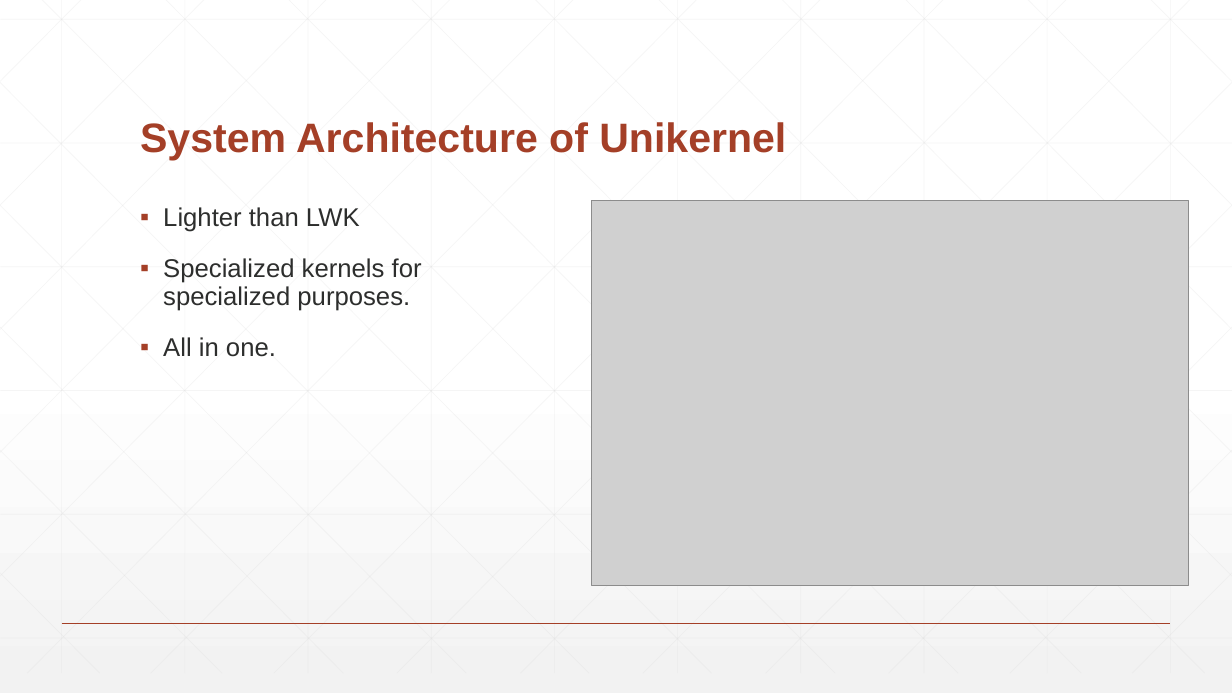
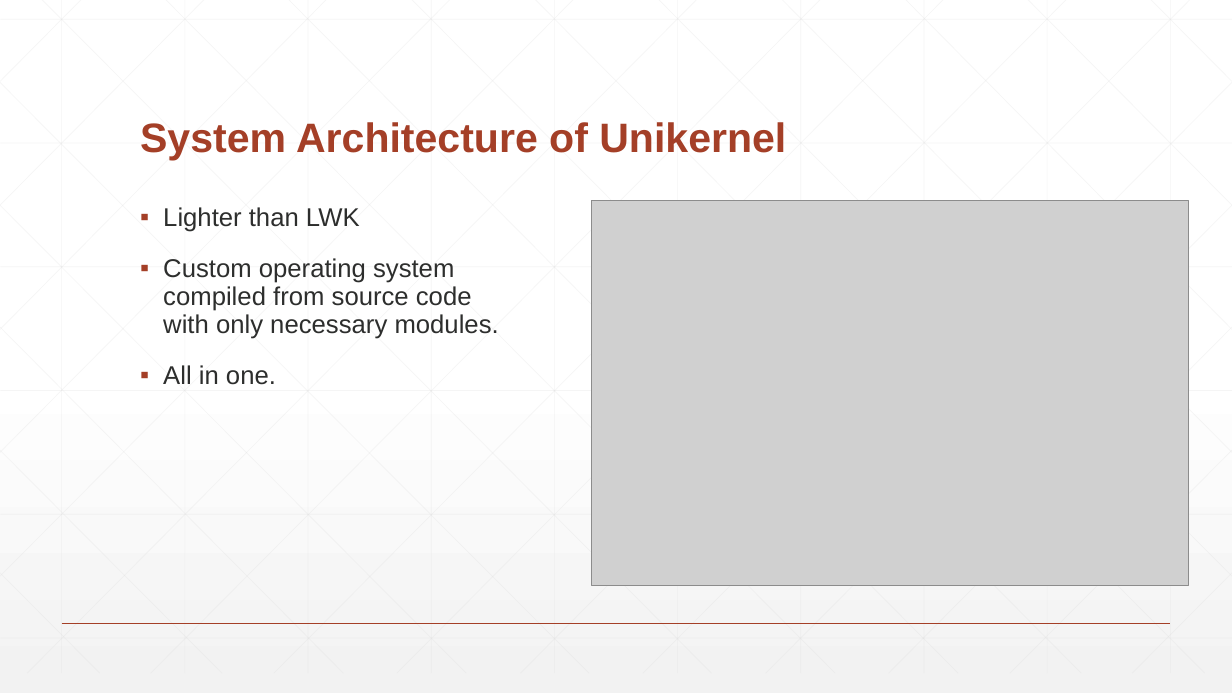
Before and after one commit to srtulon/srtulon_5704project, a slide deck: slide 7 of Slide_Presentation.pptx (slide 6 before the commit). Drawn at 1232x693 pixels with LibreOffice and Linux fonts; fonts in the diff are those of the drawing; grey boxes stand for pictures. Boxes give left, top, right and bottom in pixels: in the first picture for what was removed or moved away, otherwise in the second. Text is boxed around its words. In the diff, an @@ line names an element or a change of style, - is before the commit and + after.

```diff
--- a/Slide_Presentation.pptx
+++ b/Slide_Presentation.pptx
@@ text at (x1=163, y1=258, x2=499, y2=339): text changed @@
-▪ Specialized kernels for specialized purposes.
+▪ Custom operating system compiled from source code with only necessary modules.
```
Also in this commit, not shown: 4 other slides changed.
